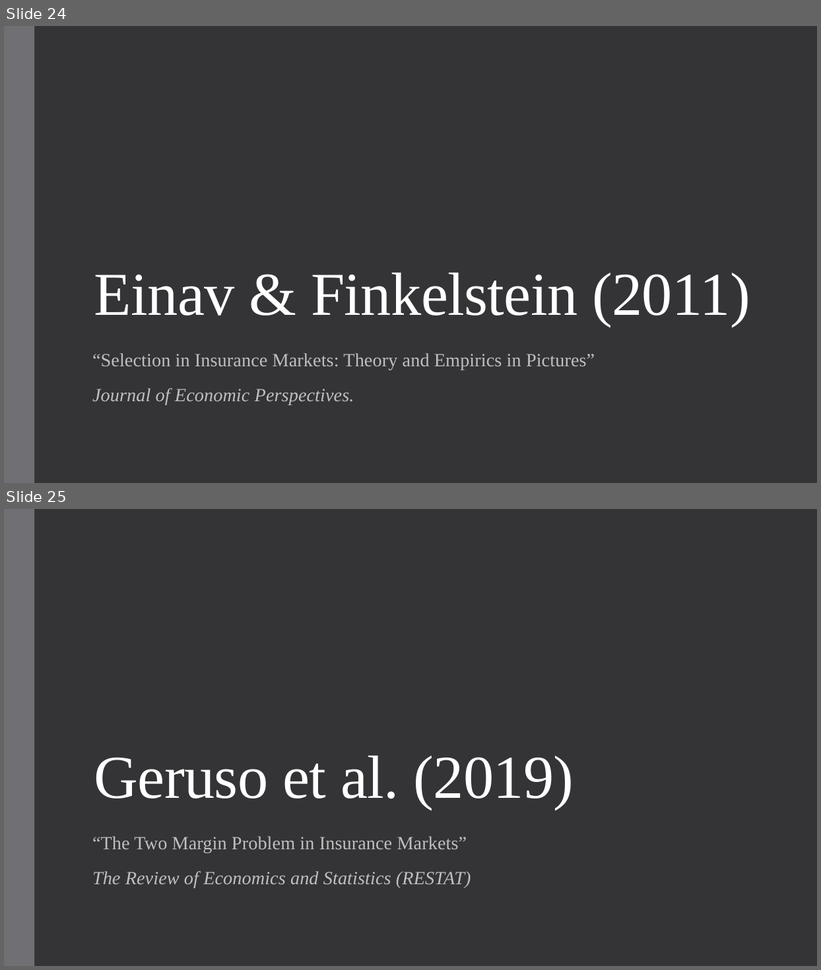
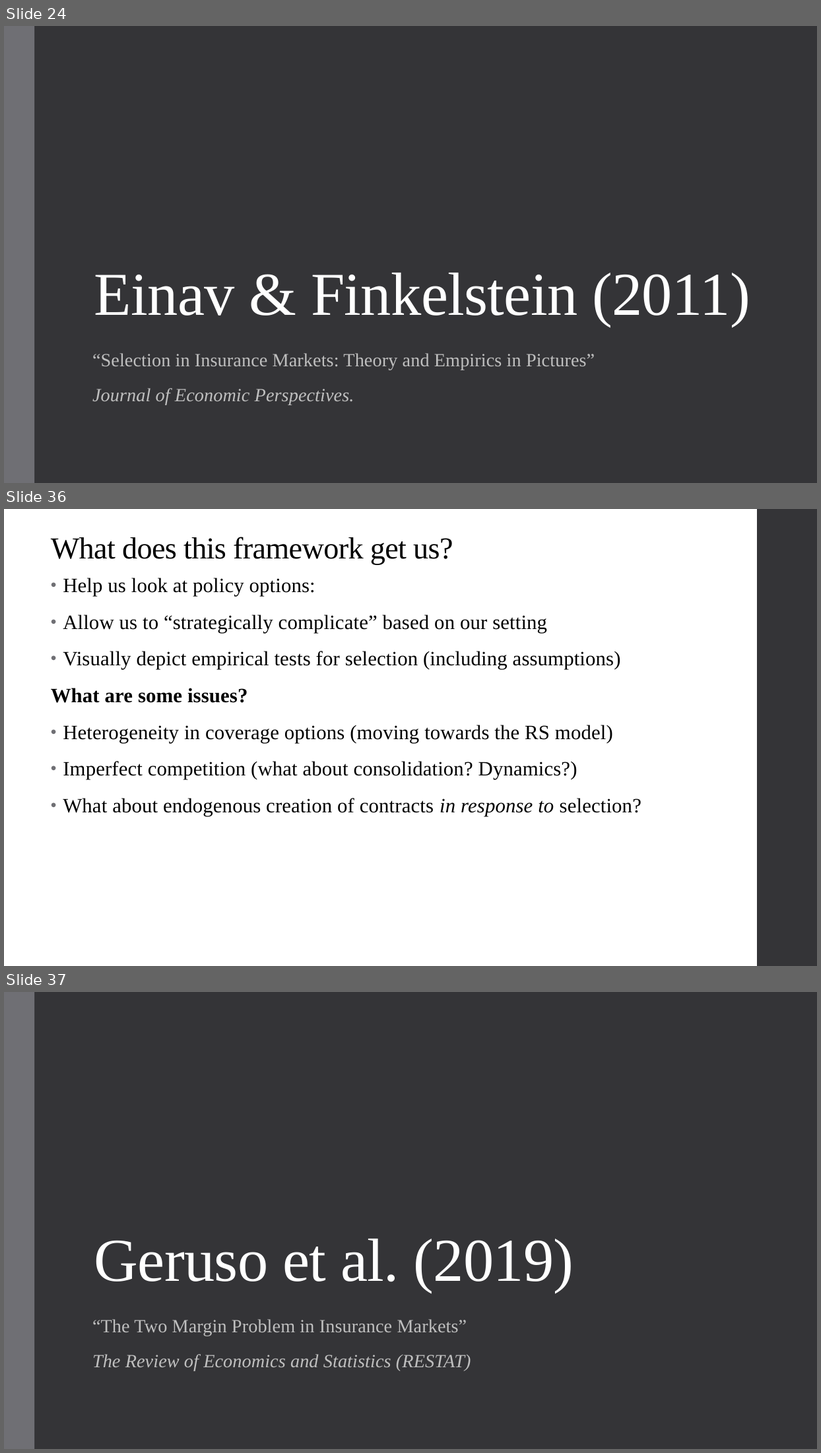
Before and after one commit to alex-hoagland/HAD6750H, a slide deck: Lecture03_AdverseSelection/L3Slides_AdverseSelection_2023W.pptx. Shown one above the other, each under a label of ours: slides 24 and 25 before the commit, slides 24, 36 and 37 after it; the slides between them are not shown. The pictures are 821x970 and 821x1453 pixels, drawn with LibreOffice and Linux fonts; fonts in the diff are those of the drawing. Boxes give left, top, right and bottom in pixels: in the first picture for what was removed or moved away, otherwise in the second. Text is boxed around its words. In the diff, an @@ line names an element or a change of style, - is before the commit and + after.

```diff
--- a/Lecture03_AdverseSelection/L3Slides_AdverseSelection_2023W.pptx
+++ b/Lecture03_AdverseSelection/L3Slides_AdverseSelection_2023W.pptx
@@ slide 36 added at <box>4,509,817,966</box>, background #FFFFFF @@
@@ rectangle added at <box>757,509,817,966</box>, fill #353537 @@
@@ title added at <box>51,537,453,565</box>, 36 pt, text #000000 @@
+What does this framework get us?
@@ text added at <box>51,578,642,817</box>, 24 pt, text #000000 @@
+• Help us look at policy options:
+• Allow us to “strategically complicate” based on our setting
+• Visually depict empirical tests for selection (including assumptions)
+What are some issues?
+• Heterogeneity in coverage options (moving towards the RS model)
+• Imperfect competition (what about consolidation? Dynamics?)
+• What about endogenous creation of contracts in response to selection?
@@ what was slide 25 is now slide 37 @@
```
Also in this commit, not shown: 1 slide changed, 57 other slides added, 14 other files.
